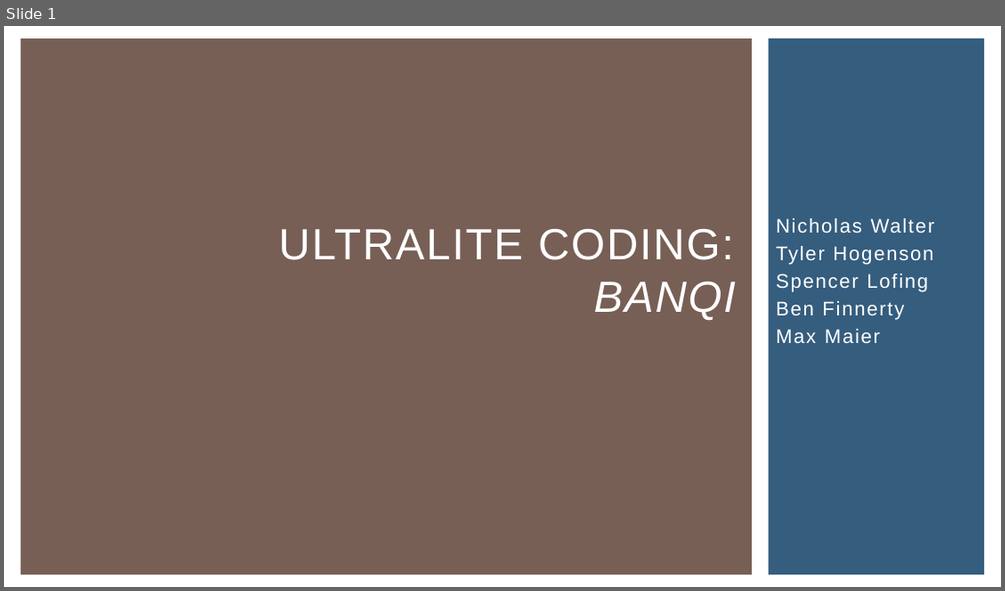
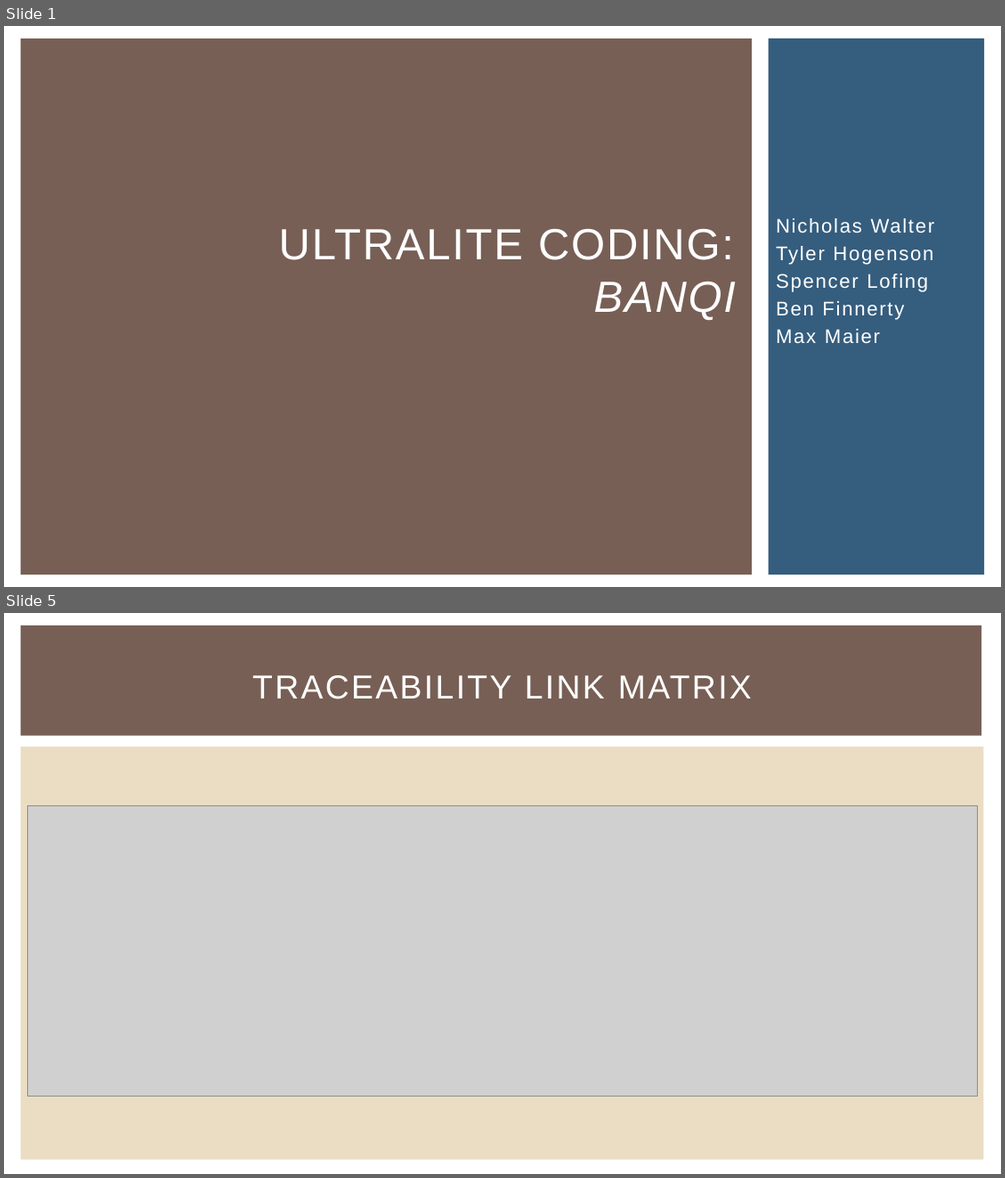
Before and after one commit to NickWaltCSU/cs414-f17-301-UltraLiteCoding, a slide deck: Presentation 4/Presentation.pptx. Shown one above the other, each under a label of ours: slide 1 before the commit, slides 1 and 5 after it; the slides between them are not shown. The pictures are 1005x591 and 1005x1178 pixels, drawn with LibreOffice and Linux fonts; fonts in the diff are those of the drawing; grey boxes stand for pictures. Boxes give left, top, right and bottom in pixels: in the first picture for what was removed or moved away, otherwise in the second. Text is boxed around its words. In the diff, an @@ line names an element or a change of style, - is before the commit and + after.

```diff
--- a/Presentation 4/Presentation.pptx
+++ b/Presentation 4/Presentation.pptx
@@ slide 5 added at (4,613,1001,1174), background #FFFFFF @@
@@ rectangle added at (20,625,981,736), fill #775F55 @@
@@ title added at (252,675,752,699), 32 pt, text #FFFFFF @@
+TRACEABILITY LINK MATRIX
@@ rectangle added at (20,747,984,1159), fill #EBDDC3 @@
@@ picture added at (28,806,978,1096) @@
```
Also in this commit, not shown: 4 other slides added, 1 other file.
